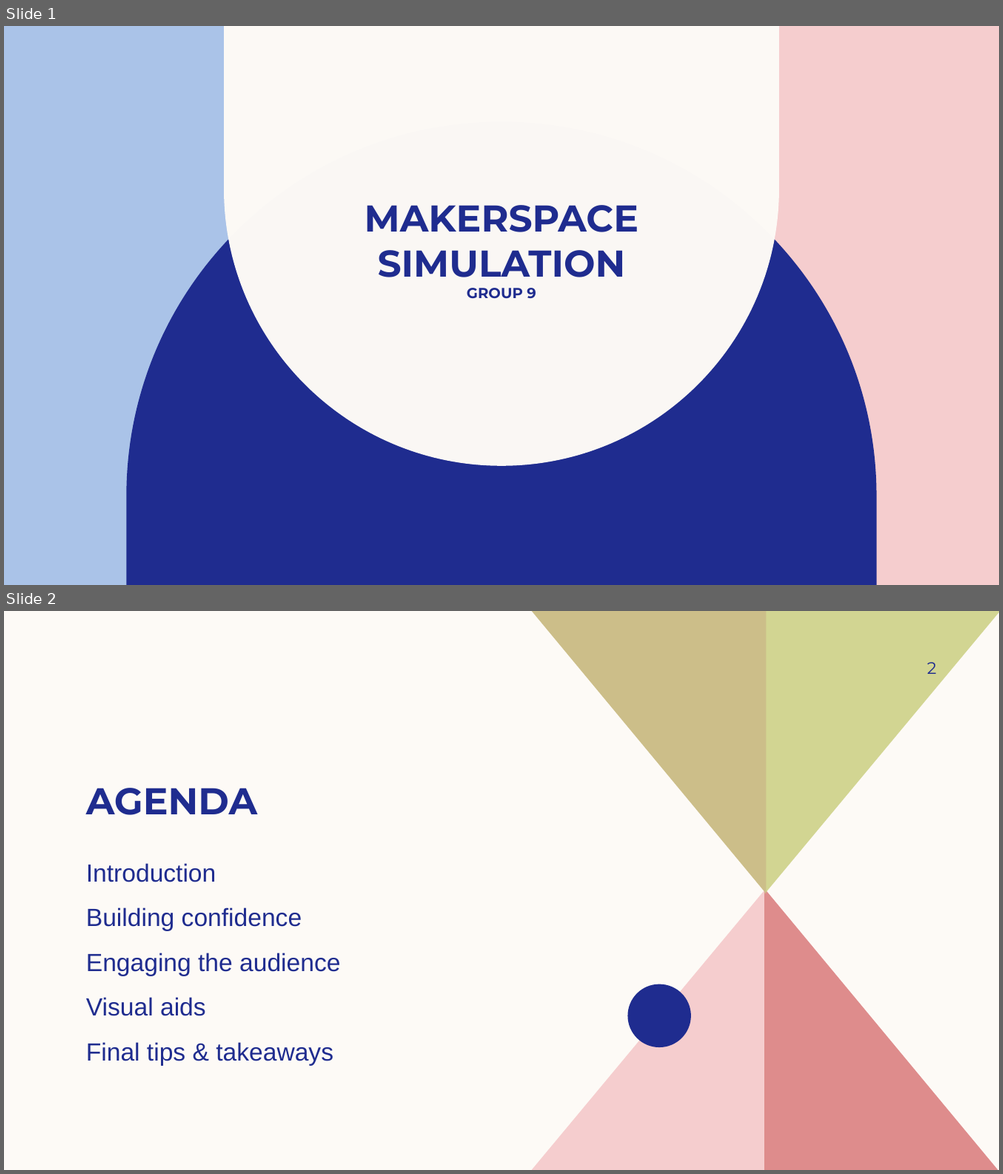
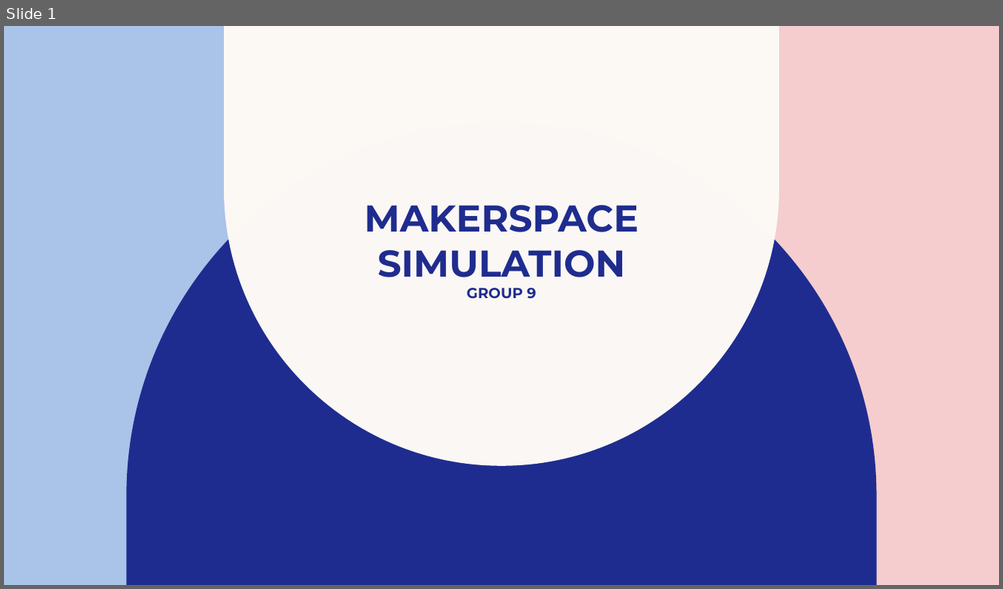
Before and after one commit to DanellSerik/Simulations_Project, a slide deck: Makerspace_Simulation.pptx. Shown one above the other, each under a label of ours: slides 1 and 2 before the commit, slide 1 after it. The pictures are 1003x1174 and 1003x589 pixels, drawn with LibreOffice and Linux fonts; fonts in the diff are those of the drawing. Boxes give left, top, right and bottom in pixels: in the first picture for what was removed or moved away, otherwise in the second. Text is boxed around its words. In the diff, an @@ line names an element or a change of style, - is before the commit and + after.

```diff
--- a/Makerspace_Simulation.pptx
+++ b/Makerspace_Simulation.pptx
@@ slide 2 removed at (4, 611, 999, 1170), background #FDFAF6 @@
@@ freeform shape removed at (532, 611, 765, 894) @@
@@ freeform shape removed at (764, 611, 999, 894) @@
@@ page number removed at (927, 662, 936, 674) @@
-2
@@ title removed at (86, 788, 257, 815) @@
-AGENDA
@@ text removed at (86, 863, 340, 1066) @@
-Introduction
-Building confidence
-Engaging the audience
-Visual aids
-Final tips & takeaways
@@ freeform shape removed at (531, 889, 765, 1170) @@
@@ freeform shape removed at (764, 889, 999, 1170) @@
@@ freeform shape removed at (628, 985, 691, 1048) @@
```
Also in this commit, not shown: 3 slides added, 11 other slides removed.
